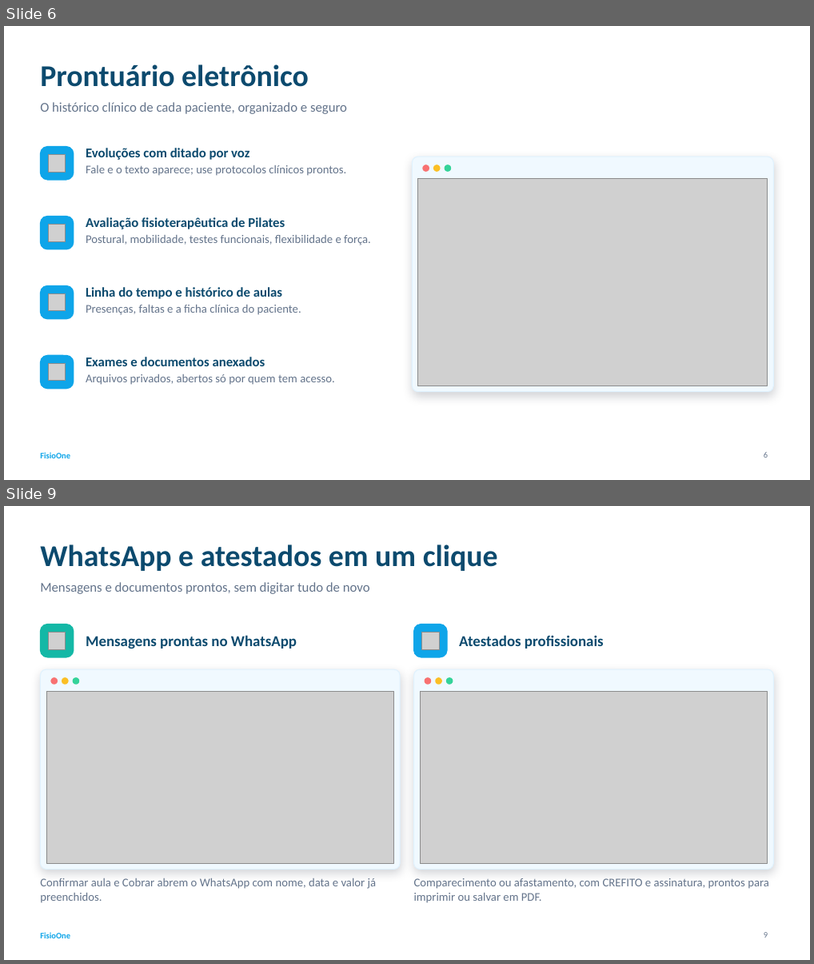
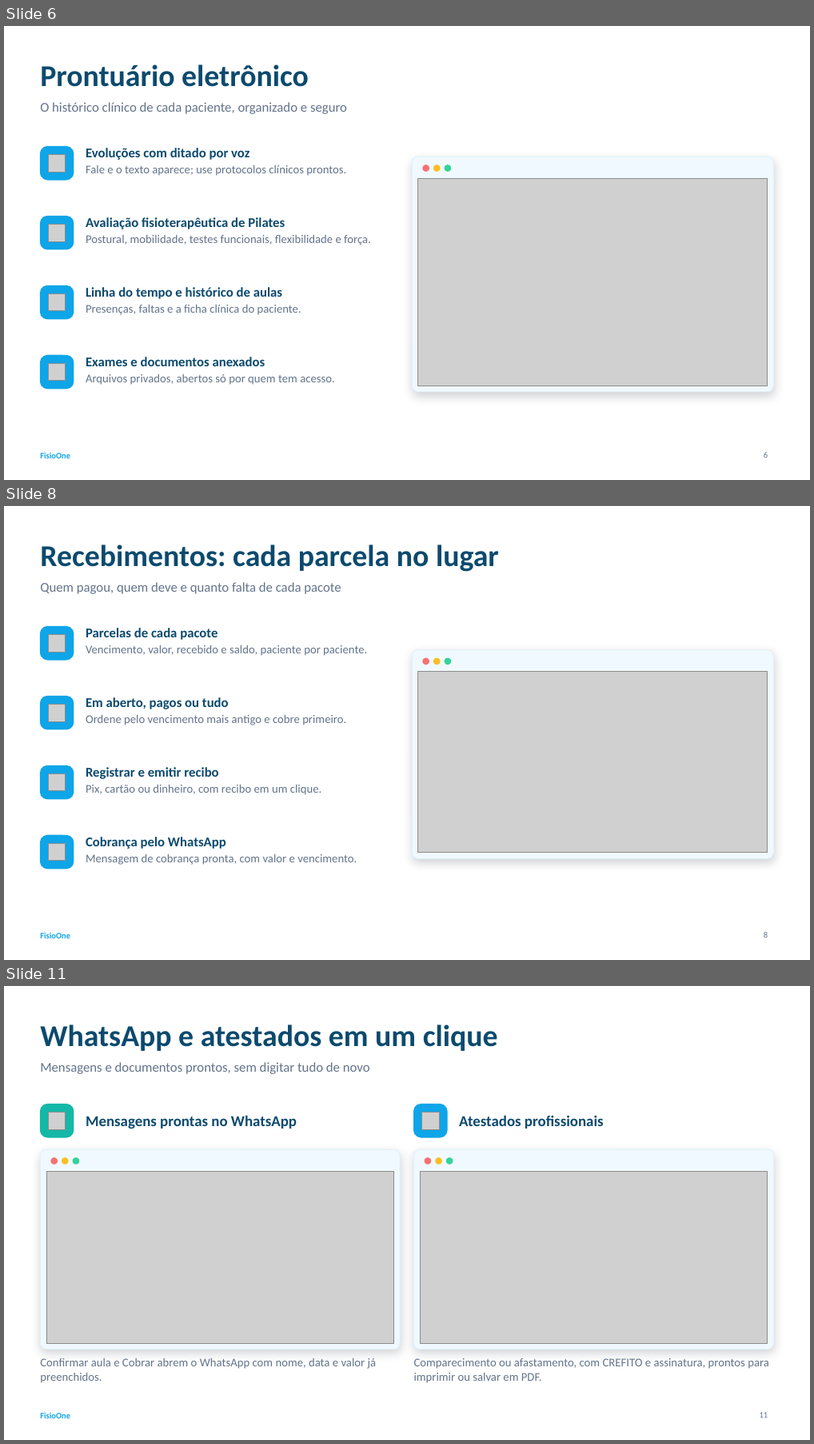
Before and after one commit to andremacedodev/ClinicaFisioterapia, a slide deck: docs/apresentacao/FisioOne_Apresentacao.pptx. Shown one above the other, each under a label of ours: slides 6 and 9 before the commit, slides 6, 8 and 11 after it; the slides between them are not shown. The pictures are 814x964 and 814x1444 pixels, drawn with LibreOffice and Linux fonts; fonts in the diff are those of the drawing; grey boxes stand for pictures. Boxes give left, top, right and bottom in pixels: in the first picture for what was removed or moved away, otherwise in the second. Text is boxed around its words. In the diff, an @@ line names an element or a change of style, - is before the commit and + after.

```diff
--- a/docs/apresentacao/FisioOne_Apresentacao.pptx
+++ b/docs/apresentacao/FisioOne_Apresentacao.pptx
@@ slide 8 added at (x1=4, y1=506, x2=810, y2=960), background #FFFFFF; not listed: 1 template element that a slide beside it also shows @@
@@ title added at (x1=40, y1=544, x2=499, y2=572), 36 pt, text #0C4A6E, bold @@
+Recebimentos: cada parcela no lugar
@@ text added at (x1=40, y1=582, x2=341, y2=594), 16 pt, text #64748B @@
+Quem pagou, quem deve e quanto falta de cada pacote
@@ rounded rectangle added at (x1=40, y1=626, x2=74, y2=660), fill #0EA5E9, outline #0EA5E9 1 pt @@
@@ picture added at (x1=48, y1=634, x2=66, y2=652) @@
@@ text added at (x1=86, y1=628, x2=367, y2=656), 14 pt, text #64748B @@
+Parcelas de cada pacote
+Vencimento, valor, recebido e saldo, paciente por paciente.
@@ rounded rectangle added at (x1=412, y1=650, x2=774, y2=859), fill #F0F9FF, outline #E0F2FE 1 pt @@
@@ picture added at (x1=418, y1=672, x2=768, y2=852) @@
@@ ellipse added at (x1=423, y1=659, x2=430, y2=664), fill #F87171, outline #F87171 1 pt @@
@@ ellipse added at (x1=434, y1=659, x2=440, y2=664), fill #FBBF24, outline #FBBF24 1 pt @@
@@ ellipse added at (x1=445, y1=659, x2=451, y2=664), fill #34D399, outline #34D399 1 pt @@
@@ rounded rectangle added at (x1=40, y1=696, x2=74, y2=729), fill #0EA5E9, outline #0EA5E9 1 pt @@
@@ text added at (x1=86, y1=697, x2=346, y2=725), 14 pt, text #64748B @@
+Em aberto, pagos ou tudo
+Ordene pelo vencimento mais antigo e cobre primeiro.
@@ picture added at (x1=48, y1=704, x2=66, y2=721) @@
@@ rounded rectangle added at (x1=40, y1=765, x2=74, y2=799), fill #0EA5E9, outline #0EA5E9 1 pt @@
@@ text added at (x1=86, y1=767, x2=322, y2=795), 14 pt, text #64748B @@
+Registrar e emitir recibo
+Pix, cartão ou dinheiro, com recibo em um clique.
@@ picture added at (x1=48, y1=773, x2=66, y2=791) @@
@@ rounded rectangle added at (x1=40, y1=835, x2=74, y2=868), fill #0EA5E9, outline #0EA5E9 1 pt @@
@@ text added at (x1=86, y1=836, x2=357, y2=864), 14 pt, text #64748B @@
+Cobrança pelo WhatsApp
+Mensagem de cobrança pronta, com valor e vencimento.
@@ picture added at (x1=48, y1=843, x2=66, y2=860) @@
@@ page number added at (x1=764, y1=932, x2=768, y2=937), 10 pt, text #64748B @@
+8
@@ what was slide 9 is now slide 11 @@
@@ page number at (x1=760, y1=1412, x2=769, y2=1417): text changed @@
-9
+11
```
Also in this commit, not shown: 2 slides changed, 2 other slides added, 1 slide removed, 6 other files.
